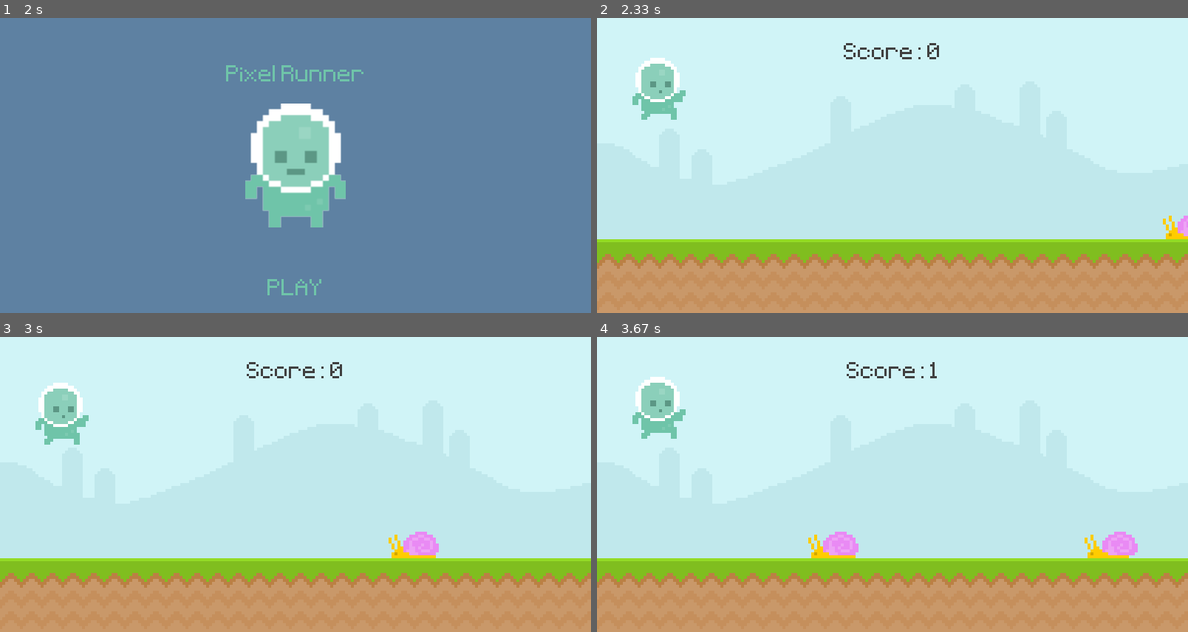
Above: before the commit, frames 1-4 (two rows, left to right).
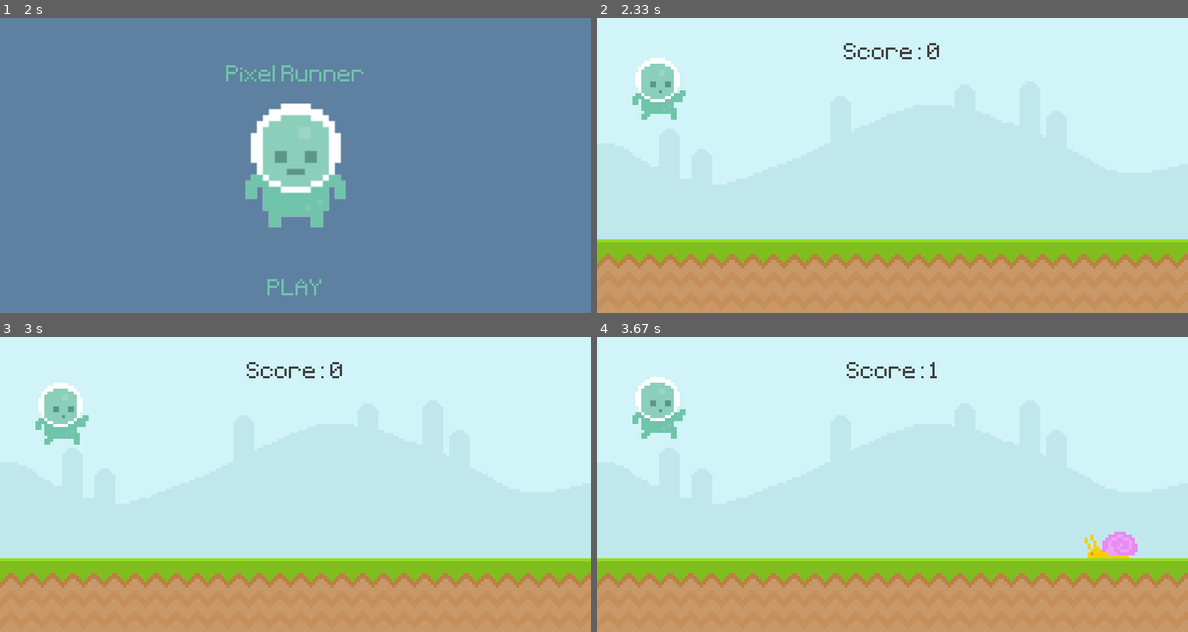
Above: after the commit, the same moments.

Repository: will-s-h/treehacks
Game: pygame game, started from UltimatePygameIntro/edited.py
Two runs of this game, one before a commit and one after it. Both use one fixed random seed, a clock stepped at 60 frames per second and the inputs below.
Inputs:
- Up to frame 1 (2 s): click "PLAY" at 0.38 s; hold Esc 0.67-1.13 s; hold Up 0.67-1.13 s; click "PLAY" at 1.22 s; tap Space at 1.5 s; tap Esc at 1.83 s
- Up to frame 2 (2.33 s): click "PLAY" at 2.22 s
- Up to frame 3 (3 s): tap Space at 2.5, 2.9 s
- Up to frame 4 (3.67 s): tap Space at 3.2 s

Frame 1 is identical in both runs. In frame 2, 0.2% of the frame differs, in the area x 95-100%, y 67-75%; in frame 3, 0.6%, in the area x 65-75%, y 66-75%; in frame 4, 0.6%.

Commit message:
delete sprites after force escape

Diff:
--- a/UltimatePygameIntro/edited.py
+++ b/UltimatePygameIntro/edited.py
@@ -140,9 +140,6 @@
 sky_surface = pygame.image.load('./graphics/Sky.png').convert()
 ground_surface = pygame.image.load('./graphics/ground.png').convert()
 
-# score_surf = test_font.render('My game', False, (64,64,64))
-# score_rect = score_surf.get_rect(center = (400,50))
-
 # Snail
 snail_frame_1 = pygame.image.load('./graphics/snail/snail1.png').convert_alpha()
 snail_frame_2 = pygame.image.load('./graphics/snail/snail2.png').convert_alpha()
@@ -157,9 +154,6 @@
 fly_frame_index = 0
 fly_surf = fly_frames[fly_frame_index]
 
-obstacle_rect_list = []
-
-
 player_walk_1 = pygame.image.load('./graphics/player/player_walk_1.png').convert_alpha()
 player_walk_2 = pygame.image.load('./graphics/player/player_walk_2.png').convert_alpha()
 player_walk = [player_walk_1,player_walk_2]
@@ -185,12 +179,6 @@
 obstacle_timer = pygame.USEREVENT + 1
 pygame.time.set_timer(obstacle_timer,1500)
 
-# snail_animation_timer = pygame.USEREVENT + 2
-# pygame.time.set_timer(snail_animation_timer,500)
-
-# fly_animation_timer = pygame.USEREVENT + 3
-# pygame.time.set_timer(fly_animation_timer,200)
-
 # custom code
 pygame.key.set_repeat(500, 25)
 code = textbox.TextInputBox(x=10, y=10, font_family="monospace", font_size=20, max_width=780, max_height=380)
@@ -221,6 +209,7 @@
             # force quit to next level
             if event.type == pygame.KEYDOWN and event.key == pygame.K_ESCAPE:
                 game_active = False
+                for obstacle in obstacle_group: obstacle.kill()
                 if level < len(levels.texts) - 1 and score >= levels.reqs[level]: level += 1
 
         else:
@@ -239,16 +228,6 @@
             if event.type == obstacle_timer:
                 obstacle_group.add(Obstacle(choice(['fly','snail','snail','snail'])))
 
-            # if event.type == snail_animation_timer:
-            #     if snail_frame_index == 0: snail_frame_index = 1
-            #     else: snail_frame_index = 0
-            #     snail_surf = snail_frames[snail_frame_index]
-
-            # if event.type == fly_animation_timer:
-            #     if fly_frame_index == 0: fly_frame_index = 1
-            #     else: fly_frame_index = 0
-            #     fly_surf = fly_frames[fly_frame_index]
-
 
     if game_active:
         screen.blit(sky_surface,(0,0))
@@ -264,6 +243,7 @@
         # collision detection
         game_active = collision_sprite()
         if not game_active: # if killed, move to next level
+            for obstacle in obstacle_group: obstacle.kill()
             if level < len(levels.texts) - 1 and score >= levels.reqs[level]: level += 1
 
 		# escape text
@@ -294,7 +274,6 @@
             game_message_rect = game_message.get_rect(center = (750,370))
             screen.blit(game_message, game_message_rect)
 
-        obstacle_rect_list.clear()
         player_rect.midbottom = (80,300)
         player_gravity = 0
 
